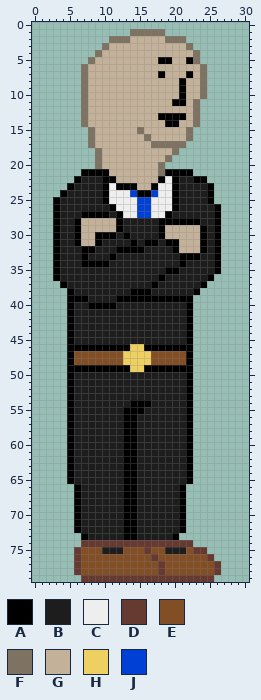
Two versions of one sprite sheet, images/stonks-idle-000.png. The picture above is the old version.
The file is 31x80 pixels.
Palette (. is transparent): A #000000  B #1d1d1d  C #eeeeee  D #663931  E #824e26  F #7e7262  G #c4b19a  H #eed062  J #0040d4
Pixels before (only the part around the change), first column x 12:
13 GGGGGGAAAAGF.....
14 GGGGGGGAAGGF.....
15 GGGFGGGGGGF......
16 GGGGFGGGGGF......
17 GGGGGFFFFF.......
18 GGGGGGGGF........
19 GGGGGGGF.........
20 GGGGGGF..........
21 GGGGGGFAAAA......
22 GGGGGGACABBAA....
23 AAAGGACCABBBBA...
24 CCJAAJCCABBBBA...
25 CCCJJCCCABBBBA...
26 CCCJJCCCABBBBBA..
27 ACCJJCCABBBBBBA..
28 ABBBBBAAAAAABBA..
29 ABBBBBAGGGGGABA..
30 BABBBBAGGGGGABA..
31 BBABAABAAGGGABA..
32 AAAABBBBAGGGABA..
33 BBBBBBBBBAAABBA..
34 BBBBBBBBBABBBBA..
35 BBBBBBBAABBBBBA..
36 BBBBBBABBBBBBA...
Once edited:
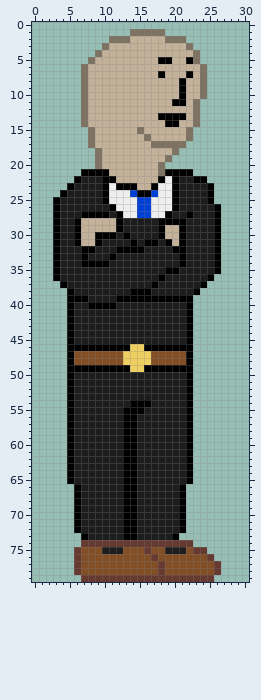
The exact change:
{"y":27,"x":22,"old":"B","new":"A"}
{"y":28,"x":22,"old":"AA","new":"BB"}
{"y":29,"x":21,"old":"GGGA","new":"ABBB"}
{"y":30,"x":21,"old":"GGGA","new":"ABBB"}
{"y":31,"x":20,"old":"AGGGA","new":"GABBB"}
{"y":32,"x":21,"old":"GGGA","new":"ABBB"}
{"y":33,"x":22,"old":"AA","new":"BB"}
